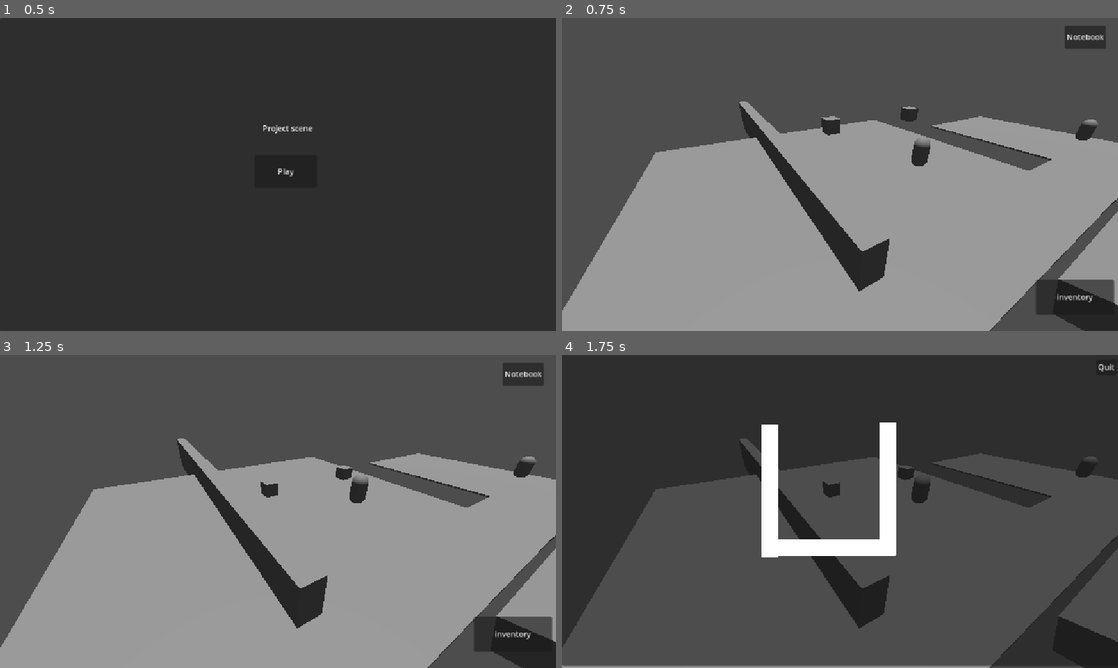
Above: before the commit, frames 1-4 (two rows, left to right).
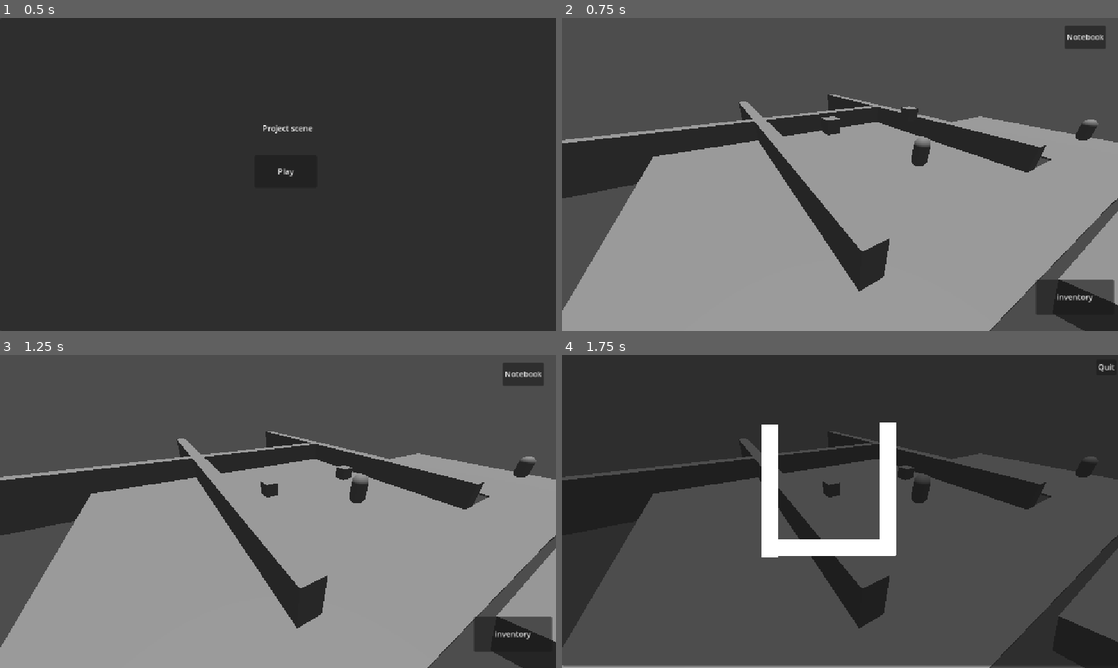
Above: after the commit, the same moments.

Repository: MateoChicano/Journey-starts-here
Game: Godot game, scene res://scenes/Menus/title_screen.tscn
Same seed, same stepped clock (60 frames per second), same inputs: the game is played once before the commit and once after it.
Inputs:
- Up to frame 1 (0.5 s): no input
- Up to frame 2 (0.75 s): click "Play" at 0.5 s
- Up to frame 3 (1.25 s): no input
- Up to frame 4 (1.75 s): click "inventory" at 1.25 s

Frame 1 is identical in both runs. In frame 2, 7.4% of the frame differs, in the area x 0-88%, y 24-58%; in frame 3, 7.6%; in frame 4, 1.5%.

Commit message:
revoir le pb de doublon d'item 3d

Diff:
--- a/journey-start-here/project.godot
+++ b/journey-start-here/project.godot
@@ -57,6 +57,10 @@
 3d_physics/layer_2="CameraTriggers"
 3d_physics/layer_3="NpcTriggers"
 
+[physics]
+
+2d/solver/solver_iterations=32
+
 [rendering]
 
 renderer/rendering_method="gl_compatibility"
--- a/journey-start-here/scenes/Menus/inventory.tscn
+++ b/journey-start-here/scenes/Menus/inventory.tscn
@@ -12,7 +12,7 @@
 size = Vector2(1213, 49)
 
 [sub_resource type="RectangleShape2D" id="RectangleShape2D_ovyma"]
-size = Vector2(26.6251, 24.1597)
+size = Vector2(26.6251, 35.7779)
 
 [sub_resource type="RectangleShape2D" id="RectangleShape2D_57u14"]
 size = Vector2(1205, 102)
@@ -116,7 +116,7 @@
 collision_mask = 0
 
 [node name="CollisionShape2D" type="CollisionShape2D" parent="inventory_container/item_container"]
-position = Vector2(554, 292.814)
+position = Vector2(554, 244.814)
 rotation = -3.14159
 scale = Vector2(8.26289, 8.26289)
 shape = SubResource("RectangleShape2D_ovyma")
--- a/journey-start-here/scenes/levels/test_level.tscn
+++ b/journey-start-here/scenes/levels/test_level.tscn
@@ -8,8 +8,8 @@
 [sub_resource type="Environment" id="Environment_jbqir"]
 
 [sub_resource type="NavigationMesh" id="NavigationMesh_yautc"]
-vertices = PackedVector3Array(-2.63955, 0.38526, 9.25258, -2.63955, 0.38526, 8.75258, -3.63955, 0.38526, 8.75258, -10.1396, 0.38526, 9.25258, -4.38955, 0.38526, 8.00258, -4.38955, 0.38526, -9.24742, -10.1396, 0.38526, -9.24742, -1.88955, 0.38526, 8.75258, 13.1104, 0.38526, 9.25258, 13.1104, 0.38526, 7.25258, 11.1104, 0.38526, 7.25258, -1.13955, 0.38526, 8.00258, 10.3604, 0.38526, 6.50258, 10.3604, 0.38526, -9.24742, -1.13955, 0.38526, -9.24742, 15.8604, 0.38526, 5.00258, 24.1105, 0.38526, 5.25258, 24.1105, 0.38526, -3.74742, 15.8604, 0.38526, -3.74742, 15.1104, 0.38526, 9.25258, 15.1104, 0.38526, 7.25258, 15.8604, 0.38526, 10.0026, 15.8604, 0.38526, 11.5026, 24.1105, 0.38526, 11.2526, 15.8604, 0.38526, 6.50258, 15.8604, 0.38526, 17.0026, 24.1105, 0.38526, 17.0026)
-polygons = [PackedInt32Array(1, 0, 2), PackedInt32Array(2, 0 …(91 unchanged characters)… edInt32Array(0, 1, 7), PackedInt32Array(9, 8, 10), PackedInt32Array(10, 8, 7), PackedInt32Array(7, 8, 0), PackedInt32Array(12, 10, 11), PackedInt32Array(11, 10, 7), PackedInt32Array(13, 12, 14), PackedInt32Array(14, 12, 11), PackedInt32Array(18, 17, 15), PackedInt32Array(15, 17, 16), PackedInt32Array(20, 19, 9), PackedInt32Array(9, 19, 8), PackedInt32Array(23, 22, 21), PackedInt32Array(20, 24, 19), PackedInt32Array(19, 24, 21), PackedInt32Array(21, 24, 16), PackedInt32Array(21, 16, 23), PackedInt32Array(24, 15, 16), PackedInt32Array(25, 22, 26), PackedInt32Array(26, 22, 23)]
+vertices = PackedVector3Array(-2.65384, 0.38526, 9.39992, -2.65384, 0.38526, 8.64992, -3.65384, 0.38526, 8.64992, -10.1538, 0.38526, 9.39992, -4.40384, 0.38526, 7.89992, -4.40384, 0.38526, -8.10008, -10.1538, 0.38526, -8.10008, -1.90384, 0.38526, 8.64992, 11.3462, 0.38526, 9.14992, 11.3462, 0.38526, 7.64992, 10.3462, 0.38526, 7.64992, 9.59616, 0.38526, 6.89992, -1.15384, 0.38526, 7.89992, 9.59616, 0.38526, -8.10008, -1.15384, 0.38526, -8.10008, 15.8462, 0.38526, 4.89992, 24.0962, 0.38526, 5.14992, 24.0962, 0.38526, -3.60008, 15.8462, 0.38526, -3.60008, 12.0962, 0.38526, 7.64992, 15.0962, 0.38526, 7.14992, 12.3462, 0.38526, 7.14992, 15.0962, 0.38526, 9.14992, 15.8462, 0.38526, 6.39992, 15.8462, 0.38526, 9.89992, 24.0962, 0.38526, 11.1499, 15.8462, 0.38526, 11.3999, 15.8462, 0.38526, 16.8999, 24.0962, 0.38526, 16.8999)
+polygons = [PackedInt32Array(1, 0, 2), PackedInt32Array(2, 0 …(91 unchanged characters)… edInt32Array(0, 1, 7), PackedInt32Array(10, 9, 8), PackedInt32Array(10, 8, 11), PackedInt32Array(11, 8, 7), PackedInt32Array(7, 8, 0), PackedInt32Array(11, 7, 12), PackedInt32Array(13, 11, 14), PackedInt32Array(14, 11, 12), PackedInt32Array(18, 17, 15), PackedInt32Array(15, 17, 16), PackedInt32Array(8, 9, 19), PackedInt32Array(19, 21, 20), PackedInt32Array(20, 22, 19), PackedInt32Array(19, 22, 8), PackedInt32Array(23, 15, 16), PackedInt32Array(20, 23, 22), PackedInt32Array(22, 23, 24), PackedInt32Array(24, 23, 16), PackedInt32Array(24, 16, 25), PackedInt32Array(25, 26, 24), PackedInt32Array(27, 26, 28), PackedInt32Array(28, 26, 25)]
 agent_radius = 1.0
 
 [sub_resource type="BoxMesh" id="BoxMesh_fr1um"]
@@ -110,6 +110,26 @@
 [node name="CollisionShape3D" type="CollisionShape3D" parent="Zone naviguable/Mur/StaticBody3D"]
 shape = SubResource("BoxShape3D_cyt5c")
 
+[node name="Mur2" type="MeshInstance3D" parent="Zone naviguable"]
+transform = Transform3D(-4.37114e-08, 0, -29.04, 0, 3.72948, 0, 1, 0, -1.26938e-06, -2.88384, 0, -9.62326)
+mesh = SubResource("BoxMesh_48ne7")
+skeleton = NodePath("StaticBody3D")
+
+[node name="StaticBody3D" type="StaticBody3D" parent="Zone naviguable/Mur2"]
+
+[node name="CollisionShape3D" type="CollisionShape3D" parent="Zone naviguable/Mur2/StaticBody3D"]
+shape = SubResource("BoxShape3D_cyt5c")
+
+[node name="Mur3" type="MeshInstance3D" parent="Zone naviguable"]
+transform = Transform3D(-1, 0, 2.53876e-06, 0, 3.72948, 0, -8.74228e-08, 0, -29.04, 11.2151, 0, -8.08008)
+mesh = SubResource("BoxMesh_48ne7")
+skeleton = NodePath("StaticBody3D")
+
+[node name="StaticBody3D" type="StaticBody3D" parent="Zone naviguable/Mur3"]
+
+[node name="CollisionShape3D" type="CollisionShape3D" parent="Zone naviguable/Mur3/StaticBody3D"]
+shape = SubResource("BoxShape3D_cyt5c")
+
 [node name="Plateforme qui vole" type="MeshInstance3D" parent="."]
 transform = Transform3D(11.3974, 0, 0, 0, 0.965926, -2.39417, 0, -0.258819, -8.93518, 5.83519, 2.78048, 14.4425)
 mesh = SubResource("BoxMesh_6xh4u")
--- a/journey-start-here/scripts/Characters/player.gd
+++ b/journey-start-here/scripts/Characters/player.gd
@@ -64,6 +64,7 @@
 	instance_item = area.owner.get_item_2d()
 	instance_item.just_spawned = true
 	instance_item.instance_3d = area.owner
+	print(instance_item.instance_3d)
 	if not area.owner.just_spawned :
 		pick_item(instance_item)
 
--- a/journey-start-here/scripts/Menus/Hud/inventory.gd
+++ b/journey-start-here/scripts/Menus/Hud/inventory.gd
@@ -10,9 +10,13 @@
 	player.get_node("HUD").show()
 	for i in get_node("Items").get_children():
 		i.just_spawned = false
-		if i.is_in_container :
-			i.instance_3d.queue_free()
-			i.grounded = false
+		if i.is_in_container:
+			if not i.instance_3d :
+				i.grounded = false
+				return
+			else :
+				i.instance_3d.free()
+				i.grounded = false
 		else :
 			if not player.item_trigger_entered:
 				i.make_3d()
